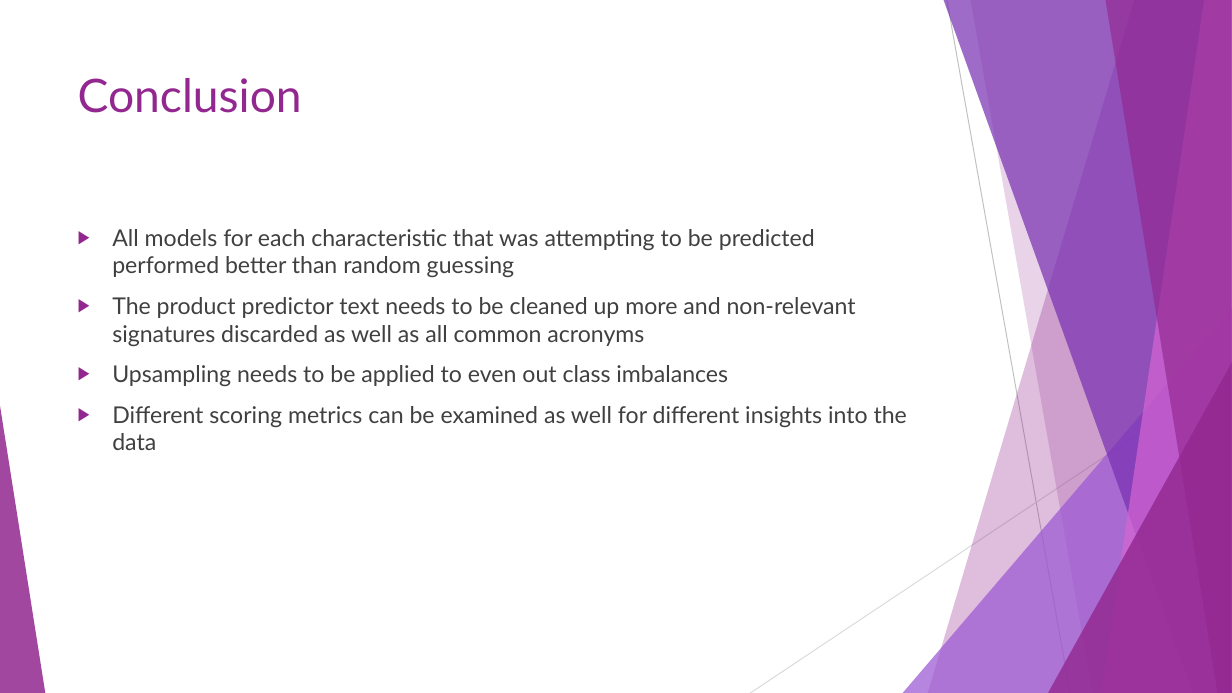
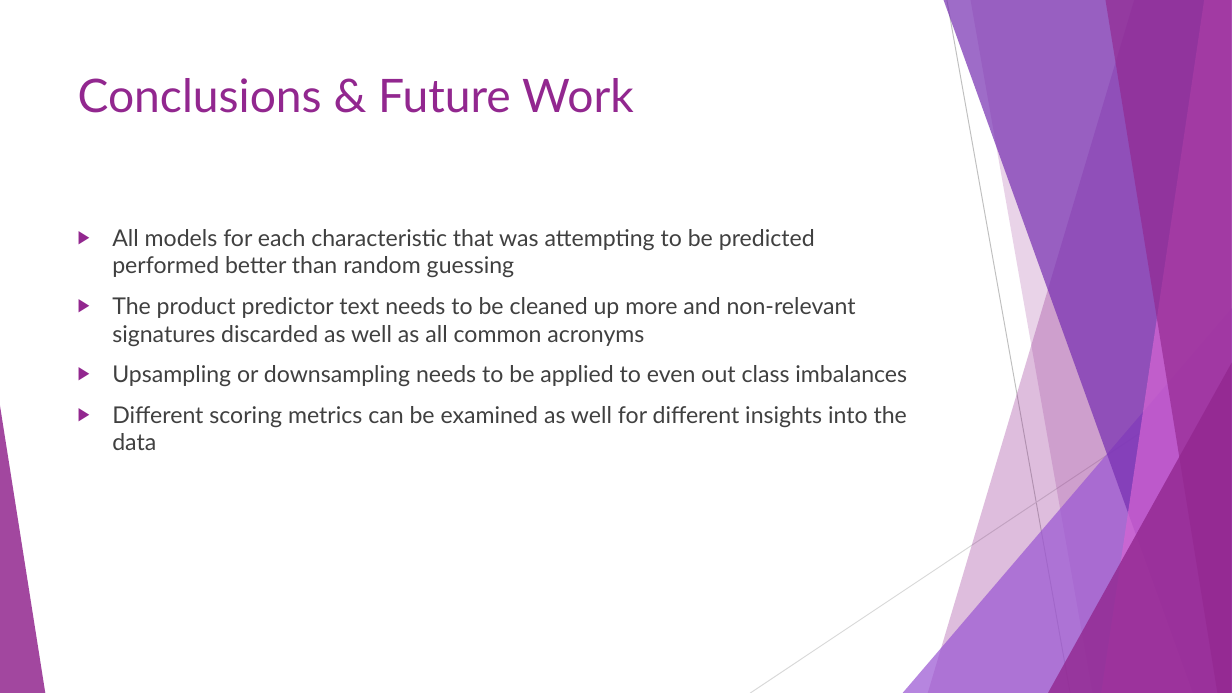
Before and after one commit to 99KHayes/products-for-curlies, a slide deck: slide 11 of results/Naturally_Curly.pptx. Drawn at 1232x693 pixels with LibreOffice and Linux fonts; fonts in the diff are those of the drawing. Boxes give left, top, right and bottom in pixels: in the first picture for what was removed or moved away, otherwise in the second. Text is boxed around its words. In the diff, an @@ line names an element or a change of style, - is before the commit and + after.

Commit message:
fixed some typos and added tittkes

```diff
--- a/results/Naturally_Curly.pptx
+++ b/results/Naturally_Curly.pptx
@@ title at [78,78,634,113]: text changed @@
-Conclusion
+Conclusions & Future Work
@@ text at [112,365,907,386]: text changed @@
-▶ Upsampling needs to be applied to even out class imbalances
+▶ Upsampling or downsampling needs to be applied to even out class imbalances
```
Also in this commit, not shown: 2 other slides changed.
